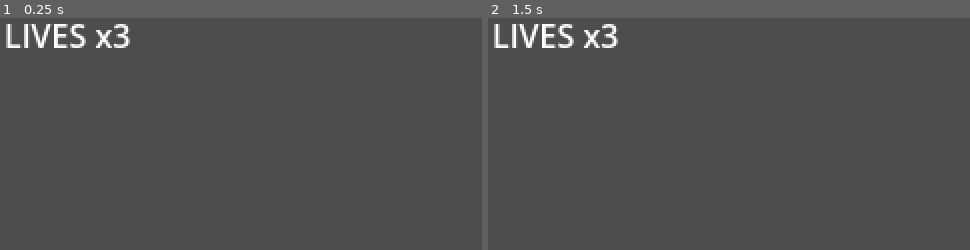
Above: before the commit, frames 1-2 (left to right).
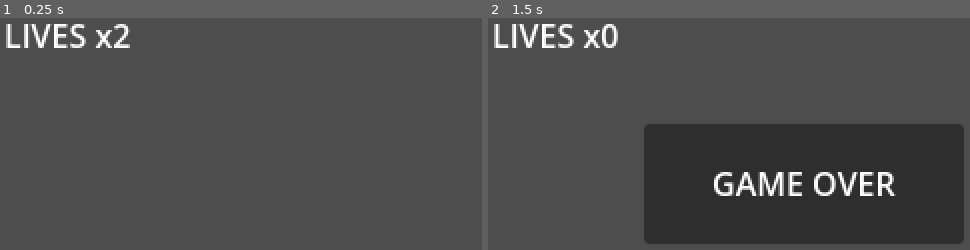
Above: after the commit, the same moments.

Repository: it-mikesoft/gng
Game: Godot game, scene res://scenes/level/level_01.tscn
The game is run twice, just before and just after one commit, with the same random seed, the same clock (stepped at 60 frames per second) and the same inputs.
Inputs:
- Up to frame 1 (0.25 s): no input
- Up to frame 2 (1.5 s): tap Enter at 0.5 s; hold D (move_right) from 0.53 s (still down); tap Z (attack) at 0.6, 1.35 s; tap Space (jump) at 0.77, 1.25 s

The runs differ from the first frame. In frame 1, 0.2% of the frame differs, in the area x 23-27%, y 2-13%; in frame 2, 34%, in the area x 23-99%, y 2-98%.

Commit message:
fix: make game runnable without editor intervention
- Auto collision shapes: enemy_base, boss, weapon, boss_projectile all
  create RectangleShape2D/CircleShape2D in _ready() when shape == null
- level_01.gd: bootstraps ground (1280px wide at y=162), 7 platforms,
  level bounds, player shape+hurtbox, weapon_scene wire, checkpoint shape
- Game over → any key restarts scene (2s grace delay)
- lance.tscn: player projectile scene using weapon.gd
- demon_knight: auto-loads lance.tscn as spear_scene in _ready()
- boss: auto-loads boss_projectile.tscn in _ready()
- Fix all .tscn scenes: node name "Hitbox/CollisionShape2D" → correct
  parent="Hitbox" name="CollisionShape2D" (was literal slash in name)
- Remove AiDirector global autoload (double-instance bug); spawner uses
  its own child AiDirector node
- level_01.tscn: +4th spawn point, script attached, correct node names

Co-Authored-By: Claude Sonnet 4.6 <noreply@anthropic.com>

Diff:
--- a/game/project.godot
+++ b/game/project.godot
@@ -18,7 +18,6 @@
 [autoload]
 
 GameManager="*res://scripts/game_manager.gd"
-AiDirector="*res://scripts/director/ai_director.gd"
 
 [display]
 
--- a/game/scenes/boss/boss.tscn
+++ b/game/scenes/boss/boss.tscn
@@ -1,7 +1,7 @@
 [gd_scene load_steps=3 format=3 uid="uid://bboss001"]
 
-[ext_resource type="Script" path="res://scripts/boss/boss.gd" id="1_boss"]
-[ext_resource type="Script" path="res://scripts/debug/draw_placeholder.gd" id="2_ph"]
+[ext_resource type="Script" path="res://scripts/boss/boss.gd"               id="1_boss"]
+[ext_resource type="Script" path="res://scripts/debug/draw_placeholder.gd"  id="2_ph"]
 
 [node name="Boss" type="CharacterBody2D" groups=["enemies"]]
 script = ExtResource("1_boss")
@@ -17,4 +17,4 @@
 
 [node name="Hitbox" type="Area2D" parent="."]
 
-[node name="Hitbox/CollisionShape2D" type="CollisionShape2D" parent="Hitbox"]
+[node name="CollisionShape2D" type="CollisionShape2D" parent="Hitbox"]
--- a/game/scenes/enemies/crow.tscn
+++ b/game/scenes/enemies/crow.tscn
@@ -11,4 +11,4 @@
 
 [node name="Hitbox" type="Area2D" parent="."]
 
-[node name="Hitbox/CollisionShape2D" type="CollisionShape2D" parent="Hitbox"]
+[node name="CollisionShape2D" type="CollisionShape2D" parent="Hitbox"]
--- a/game/scenes/enemies/demon_knight.tscn
+++ b/game/scenes/enemies/demon_knight.tscn
@@ -11,4 +11,4 @@
 
 [node name="Hitbox" type="Area2D" parent="."]
 
-[node name="Hitbox/CollisionShape2D" type="CollisionShape2D" parent="Hitbox"]
+[node name="CollisionShape2D" type="CollisionShape2D" parent="Hitbox"]
--- a/game/scenes/enemies/red_arremer.tscn
+++ b/game/scenes/enemies/red_arremer.tscn
@@ -11,4 +11,4 @@
 
 [node name="Hitbox" type="Area2D" parent="."]
 
-[node name="Hitbox/CollisionShape2D" type="CollisionShape2D" parent="Hitbox"]
+[node name="CollisionShape2D" type="CollisionShape2D" parent="Hitbox"]
--- a/game/scenes/enemies/zombie.tscn
+++ b/game/scenes/enemies/zombie.tscn
@@ -11,4 +11,4 @@
 
 [node name="Hitbox" type="Area2D" parent="."]
 
-[node name="Hitbox/CollisionShape2D" type="CollisionShape2D" parent="Hitbox"]
+[node name="CollisionShape2D" type="CollisionShape2D" parent="Hitbox"]
--- a/game/scenes/level/level_01.tscn
+++ b/game/scenes/level/level_01.tscn
@@ -1,14 +1,16 @@
 [gd_scene load_steps=8 format=3 uid="uid://blevel01"]
 
+[ext_resource type="Script"      path="res://scripts/level/level_01.gd"              id="0_level"]
 [ext_resource type="PackedScene" uid="uid://bplayer001" path="res://scenes/player/player.tscn" id="1_player"]
-[ext_resource type="PackedScene" uid="uid://bhud001" path="res://scenes/ui/hud.tscn" id="2_hud"]
-[ext_resource type="PackedScene" uid="uid://bboss001" path="res://scenes/boss/boss.tscn" id="3_boss"]
-[ext_resource type="Script" path="res://scripts/checkpoint.gd" id="4_checkpoint"]
-[ext_resource type="Script" path="res://scripts/director/encounter_spawner.gd" id="5_spawner"]
-[ext_resource type="Script" path="res://scripts/camera.gd" id="6_cam"]
-[ext_resource type="Script" path="res://scripts/director/ai_director.gd" id="7_dir"]
+[ext_resource type="PackedScene" uid="uid://bhud001"    path="res://scenes/ui/hud.tscn"        id="2_hud"]
+[ext_resource type="PackedScene" uid="uid://bboss001"   path="res://scenes/boss/boss.tscn"     id="3_boss"]
+[ext_resource type="Script"      path="res://scripts/checkpoint.gd"                  id="4_checkpoint"]
+[ext_resource type="Script"      path="res://scripts/director/encounter_spawner.gd"  id="5_spawner"]
+[ext_resource type="Script"      path="res://scripts/camera.gd"                      id="6_cam"]
+[ext_resource type="Script"      path="res://scripts/director/ai_director.gd"        id="7_dir"]
 
 [node name="Level01" type="Node2D"]
+script = ExtResource("0_level")
 
 [node name="Camera2D" type="Camera2D" parent="."]
 limit_left = 0
@@ -24,16 +26,19 @@
 [node name="GroundShape" type="CollisionShape2D" parent="Ground"]
 
 [node name="Player" parent="." instance=ExtResource("1_player")]
-position = Vector2(40, 148)
+position = Vector2(40, 140)
 
 [node name="Checkpoint" type="Area2D" parent="."]
-position = Vector2(640, 148)
+position = Vector2(640, 150)
 script = ExtResource("4_checkpoint")
 
 [node name="CheckpointShape" type="CollisionShape2D" parent="Checkpoint"]
 
 [node name="Spawner" type="Node2D" parent="."]
 script = ExtResource("5_spawner")
+spawn_interval_min = 3.0
+spawn_interval_max = 8.0
+max_live_enemies = 6
 
 [node name="AiDirector" type="Node" parent="Spawner"]
 script = ExtResource("7_dir")
@@ -42,10 +47,13 @@
 position = Vector2(200, 140)
 
 [node name="SpawnPoint2" type="Marker2D" parent="Spawner"]
-position = Vector2(400, 100)
+position = Vector2(420, 90)
 
 [node name="SpawnPoint3" type="Marker2D" parent="Spawner"]
-position = Vector2(550, 140)
+position = Vector2(560, 140)
+
+[node name="SpawnPoint4" type="Marker2D" parent="Spawner"]
+position = Vector2(750, 90)
 
 [node name="Boss" parent="." instance=ExtResource("3_boss")]
 position = Vector2(1100, 140)
--- a/game/scenes/player/player.tscn
+++ b/game/scenes/player/player.tscn
@@ -14,4 +14,4 @@
 
 [node name="Hurtbox" type="Area2D" parent="."]
 
-[node name="Hurtbox/CollisionShape2D" type="CollisionShape2D" parent="Hurtbox"]
+[node name="CollisionShape2D" type="CollisionShape2D" parent="Hurtbox"]
--- /dev/null
+++ b/game/scenes/weapons/lance.tscn
@@ -0,0 +1,10 @@
+[gd_scene load_steps=2 format=3 uid="uid://blance001"]
+
+[ext_resource type="Script" path="res://scripts/weapon.gd" id="1_weapon"]
+
+[node name="Lance" type="Area2D"]
+script = ExtResource("1_weapon")
+
+[node name="CollisionShape2D" type="CollisionShape2D" parent="."]
+
+[node name="Sprite2D" type="Sprite2D" parent="."]
--- a/game/scripts/boss/boss.gd
+++ b/game/scripts/boss/boss.gd
@@ -45,6 +45,21 @@
 func _ready() -> void:
 	hp      = MAX_HP
 	_player = get_tree().get_first_node_in_group("player") as CharacterBody2D
+	if projectile_scene == null:
+		projectile_scene = load("res://scenes/boss/boss_projectile.tscn")
+	_auto_shapes()
+
+func _auto_shapes() -> void:
+	var cs : CollisionShape2D = get_node_or_null("CollisionShape2D")
+	if cs and cs.shape == null:
+		var s := RectangleShape2D.new()
+		s.size = Vector2(28, 44)
+		cs.shape = s
+	var hb : CollisionShape2D = get_node_or_null("Hitbox/CollisionShape2D")
+	if hb and hb.shape == null:
+		var s := RectangleShape2D.new()
+		s.size = Vector2(28, 44)
+		hb.shape = s
 
 func _physics_process(delta: float) -> void:
 	if state == BossState.DEAD:
--- a/game/scripts/boss/boss_projectile.gd
+++ b/game/scripts/boss/boss_projectile.gd
@@ -8,6 +8,11 @@
 
 func _ready() -> void:
 	body_entered.connect(_on_body_entered)
+	var cs : CollisionShape2D = get_node_or_null("CollisionShape2D")
+	if cs and cs.shape == null:
+		var s := CircleShape2D.new()
+		s.radius = 4.0
+		cs.shape = s
 
 func set_velocity_from_angle(angle: float) -> void:
 	_vel = Vector2(cos(angle), sin(angle)) * SPEED
--- a/game/scripts/enemies/demon_knight.gd
+++ b/game/scripts/enemies/demon_knight.gd
@@ -18,6 +18,8 @@
 	move_speed  = 25.0
 	score_value = 500
 	hp          = max_hp
+	if spear_scene == null:
+		spear_scene = load("res://scenes/weapons/lance.tscn")
 
 func _update_logic(delta: float) -> void:
 	_apply_gravity(delta)
--- a/game/scripts/enemies/enemy_base.gd
+++ b/game/scripts/enemies/enemy_base.gd
@@ -1,17 +1,18 @@
 extends CharacterBody2D
 class_name EnemyBase
 
-signal died(enemy: EnemyBase)
+signal died(enemy: Node)
 
 enum State { IDLE, PATROL, CHASE, ATTACK, HURT, DEAD }
 
-@export var max_hp       : int   = 1
-@export var move_speed   : float = 40.0
-@export var detect_range : float = 120.0
-@export var attack_range : float = 16.0
-@export var score_value  : int   = 100
+@export var max_hp        : int     = 1
+@export var move_speed    : float   = 40.0
+@export var detect_range  : float   = 120.0
+@export var attack_range  : float   = 16.0
+@export var score_value   : int     = 100
+@export var collision_size: Vector2 = Vector2(14, 24)
 
-var hp         : int   = max_hp
+var hp         : int   = 1
 var state      : State = State.PATROL
 var facing     : int   = 1
 var player_ref : CharacterBody2D
@@ -20,7 +21,20 @@
 
 func _ready() -> void:
 	hp         = max_hp
-	player_ref = get_tree().get_first_node_in_group("player")
+	player_ref = get_tree().get_first_node_in_group("player") as CharacterBody2D
+	_auto_shapes()
+
+func _auto_shapes() -> void:
+	var cs : CollisionShape2D = get_node_or_null("CollisionShape2D")
+	if cs and cs.shape == null:
+		var s := RectangleShape2D.new()
+		s.size = collision_size
+		cs.shape = s
+	var hb : CollisionShape2D = get_node_or_null("Hitbox/CollisionShape2D")
+	if hb and hb.shape == null:
+		var s := RectangleShape2D.new()
+		s.size = collision_size
+		hb.shape = s
 
 func _physics_process(delta: float) -> void:
 	if state == State.DEAD:
@@ -29,7 +43,7 @@
 	move_and_slide()
 
 func _update_logic(_delta: float) -> void:
-	pass  # override per enemy type
+	pass
 
 func _face_toward(target_x: float) -> void:
 	facing        = 1 if target_x > global_position.x else -1
--- /dev/null
+++ b/game/scripts/level/level_01.gd
@@ -0,0 +1,111 @@
+extends Node2D
+
+const GROUND_Y     := 162.0
+const LEVEL_WIDTH  := 1280.0
+
+func _ready() -> void:
+	_build_geometry()
+	_setup_player()
+	_setup_checkpoint()
+	GameManager.game_over.connect(_on_game_over)
+
+# ── geometry ──────────────────────────────────────────────────────────────────
+
+func _build_geometry() -> void:
+	_setup_ground()
+	_add_platform(Vector2(140, 125), Vector2(64,  10))
+	_add_platform(Vector2(290, 105), Vector2(64,  10))
+	_add_platform(Vector2(440, 130), Vector2(64,  10))
+	_add_platform(Vector2(580, 115), Vector2(64,  10))
+	_add_platform(Vector2(750, 105), Vector2(80,  10))
+	_add_platform(Vector2(940, 130), Vector2(64,  10))
+	_add_platform(Vector2(1100, 125), Vector2(64, 10))
+	# Ceiling to keep projectiles in
+	_add_invisible_wall(Vector2(LEVEL_WIDTH * 0.5, -10), Vector2(LEVEL_WIDTH, 10))
+	# Left / right bounds
+	_add_invisible_wall(Vector2(-5,  GROUND_Y * 0.5), Vector2(10, GROUND_Y))
+	_add_invisible_wall(Vector2(LEVEL_WIDTH + 5, GROUND_Y * 0.5), Vector2(10, GROUND_Y))
+
+func _setup_ground() -> void:
+	var ground : StaticBody2D = $Ground
+	ground.position = Vector2(LEVEL_WIDTH * 0.5, GROUND_Y)
+	var cs : CollisionShape2D = $Ground/GroundShape
+	var s  := RectangleShape2D.new()
+	s.size  = Vector2(LEVEL_WIDTH, 20)
+	cs.shape = s
+	# Draw ground
+	var draw := _make_draw_node(Vector2(LEVEL_WIDTH * 0.5, GROUND_Y + 5),
+		Vector2(LEVEL_WIDTH, 20), Color(0.22, 0.15, 0.08))
+	add_child(draw)
+
+func _add_platform(pos: Vector2, size: Vector2) -> void:
+	var sb := StaticBody2D.new()
+	var cs := CollisionShape2D.new()
+	var sh := RectangleShape2D.new()
+	sh.size  = size
+	cs.shape = sh
+	sb.add_child(cs)
+	sb.position = pos
+	add_child(sb)
+	var draw := _make_draw_node(pos, size, Color(0.22, 0.15, 0.08))
+	add_child(draw)
+
+func _add_invisible_wall(pos: Vector2, size: Vector2) -> void:
+	var sb := StaticBody2D.new()
+	var cs := CollisionShape2D.new()
+	var sh := RectangleShape2D.new()
+	sh.size  = size
+	cs.shape = sh
+	sb.add_child(cs)
+	sb.position = pos
+	add_child(sb)
+
+func _make_draw_node(pos: Vector2, size: Vector2, col: Color) -> Node2D:
+	var n := Node2D.new()
+	n.position = pos
+	# Capture by value for the lambda
+	var s := size
+	var c := col
+	n.draw.connect(func(): n.draw_rect(Rect2(-s * 0.5, s), c, true))
+	n.queue_redraw()
+	return n
+
+# ── player ────────────────────────────────────────────────────────────────────
+
+func _setup_player() -> void:
+	var player : CharacterBody2D = $Player
+	var cs : CollisionShape2D = player.get_node("CollisionShape2D")
+	if cs.shape == null:
+		var s := RectangleShape2D.new()
+		s.size = Vector2(12, 22)
+		cs.shape = s
+	var hb : CollisionShape2D = player.get_node("Hurtbox/CollisionShape2D")
+	if hb.shape == null:
+		var s := RectangleShape2D.new()
+		s.size = Vector2(12, 22)
+		hb.shape = s
+	if player.weapon_scene == null:
+		player.weapon_scene = load("res://scenes/weapons/lance.tscn")
+	# Placeholder rect on player
+	var ph := _make_draw_node(Vector2.ZERO, Vector2(12, 22), Color(0.9, 0.8, 0.2))
+	player.add_child(ph)
+	GameManager.set_checkpoint(player.global_position)
+
+func _setup_checkpoint() -> void:
+	var cp : Area2D = $Checkpoint
+	var cs : CollisionShape2D = $Checkpoint/CheckpointShape
+	if cs.shape == null:
+		var s := CircleShape2D.new()
+		s.radius = 14.0
+		cs.shape = s
+
+# ── game over ─────────────────────────────────────────────────────────────────
+
+func _on_game_over() -> void:
+	# Any key restarts after 2 seconds
+	await get_tree().create_timer(2.0).timeout
+	set_process_unhandled_key_input(true)
+
+func _unhandled_key_input(event: InputEvent) -> void:
+	if event is InputEventKey and event.pressed:
+		get_tree().reload_current_scene()
--- a/game/scripts/weapon.gd
+++ b/game/scripts/weapon.gd
@@ -8,6 +8,11 @@
 
 func _ready() -> void:
 	body_entered.connect(_on_body_entered)
+	var cs : CollisionShape2D = get_node_or_null("CollisionShape2D")
+	if cs and cs.shape == null:
+		var s := RectangleShape2D.new()
+		s.size = Vector2(8, 4)
+		cs.shape = s
 
 func set_direction(dir: int) -> void:
 	direction     = dir
